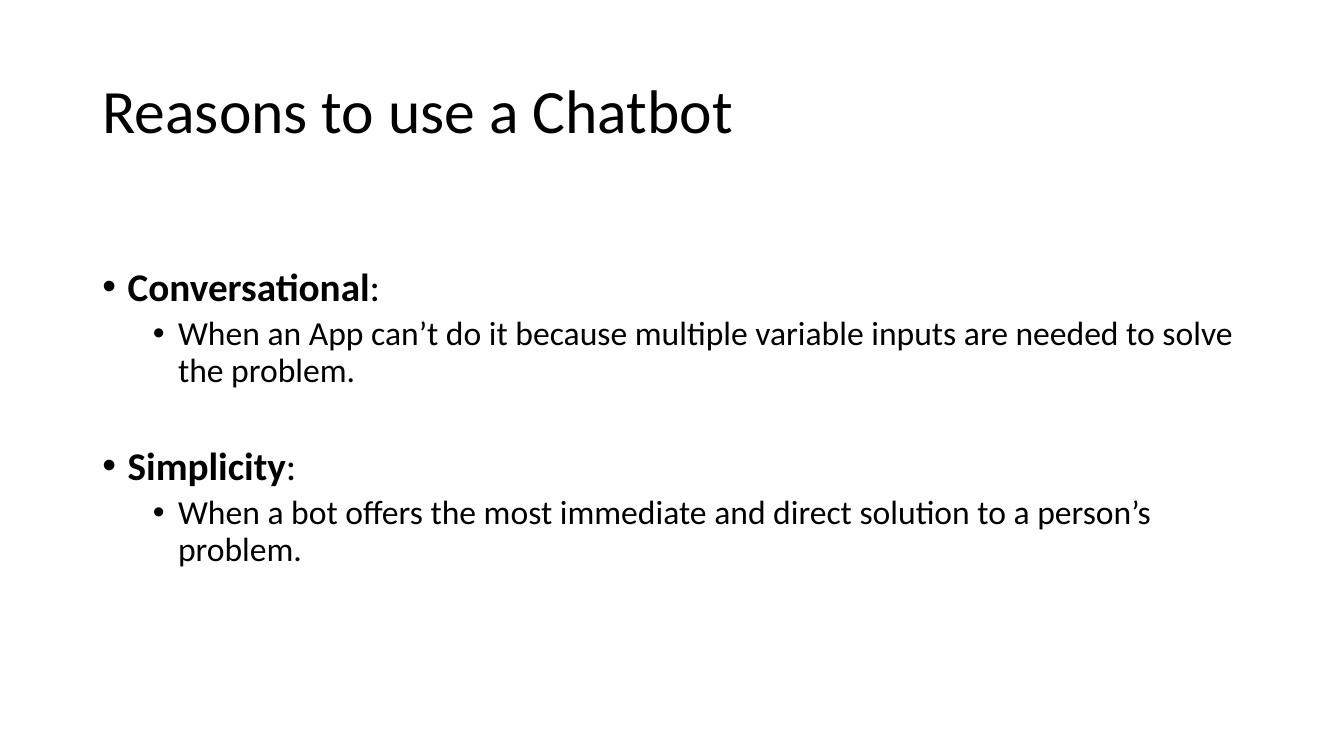
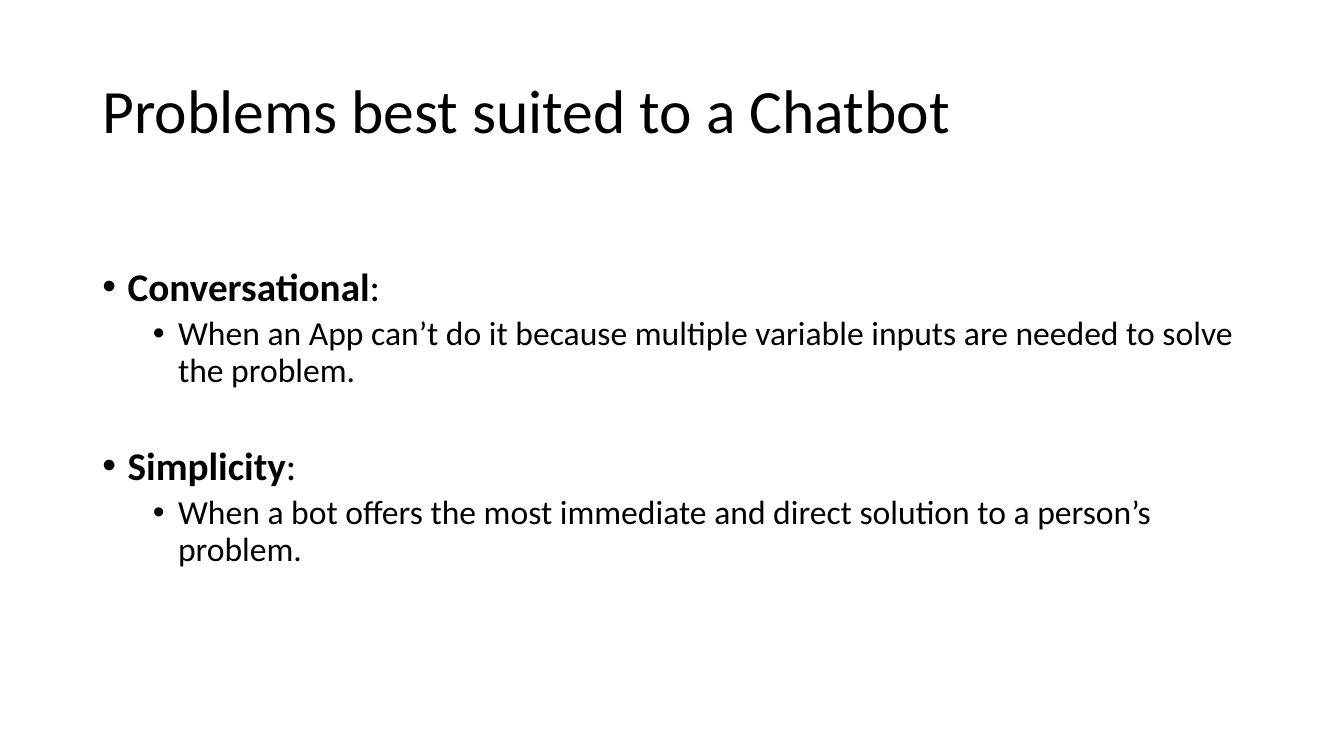
Before and after one commit to aidanmorgan/chatbot-workshop, a slide deck: slide 23 of Chatbots!.pptx (slide 20 before the commit). Drawn at 1344x756 pixels with LibreOffice and Linux fonts; fonts in the diff are those of the drawing; background and template pictures are left out. Boxes give left, top, right and bottom in pixels: in the first picture for what was removed or moved away, otherwise in the second. Text is boxed around its words. In the diff, an @@ line names an element or a change of style, - is before the commit and + after.

```diff
--- a/Chatbots!.pptx
+++ b/Chatbots!.pptx
@@ title at (102, 90, 950, 134): text changed @@
-Reasons to use a Chatbot
+Problems best suited to a Chatbot
```
Also in this commit, not shown: 6 other slides changed, 5 slides added, 3 slides removed, 1 other file.
